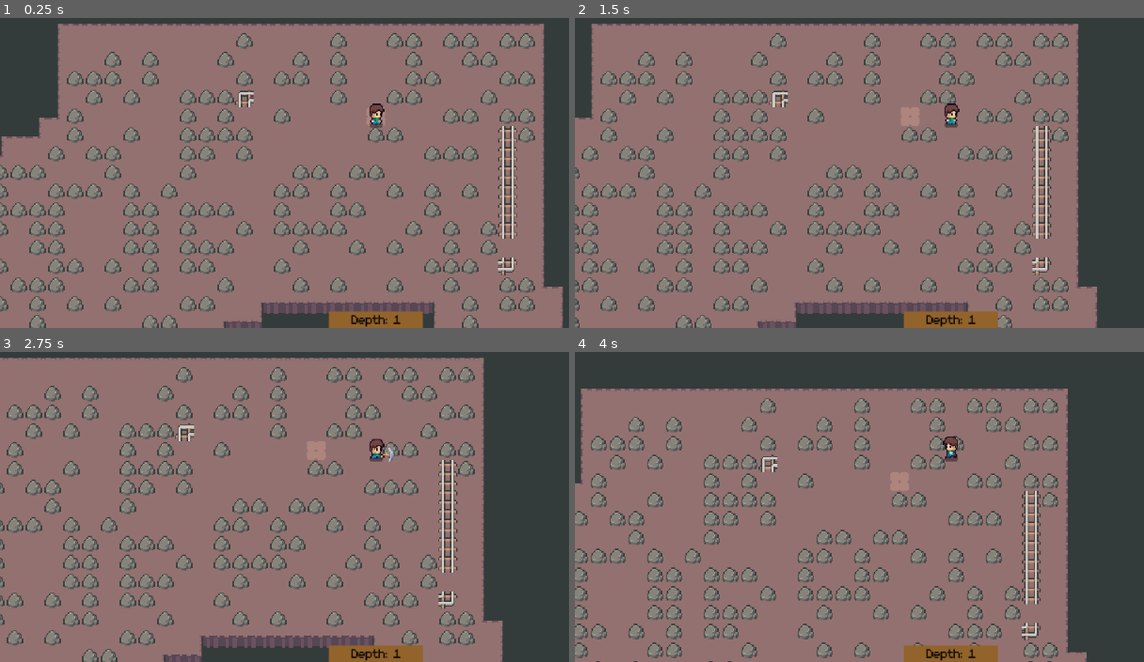
Above: before the commit, frames 1-4 (two rows, left to right).
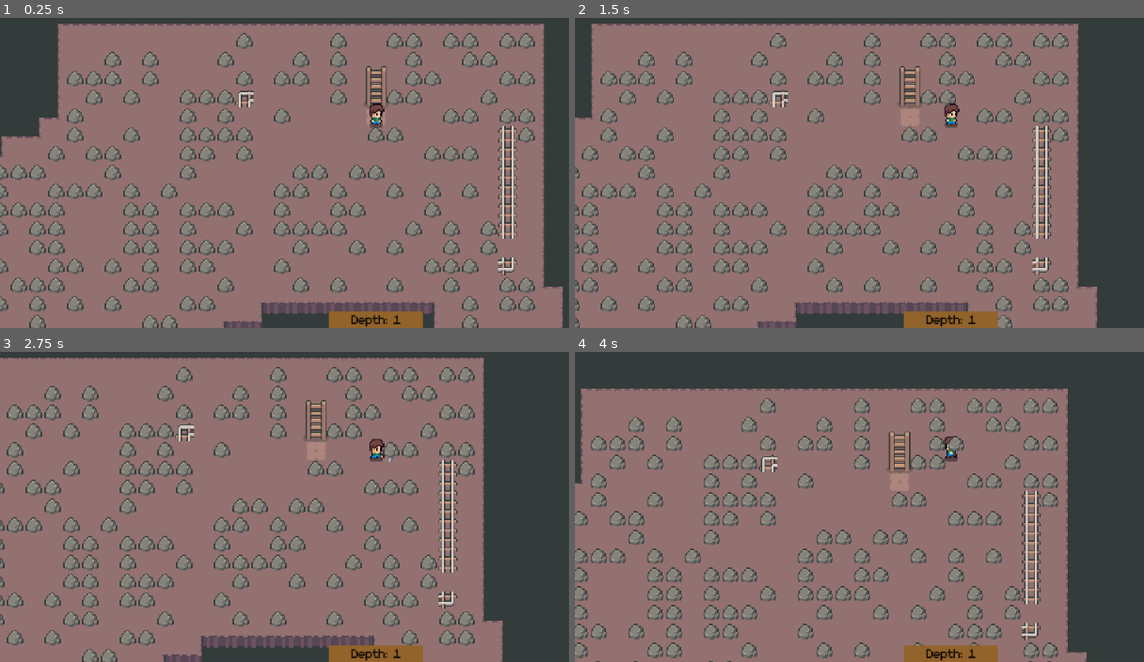
Above: after the commit, the same moments.

Repository: exglegaming/mining-rougelite
Game: Godot game, scene res://scenes/levels/main.tscn
Two runs of this game, one before a commit and one after it. Both use one fixed random seed, a clock stepped at 60 frames per second and the inputs below. Sound files missing from this copy of the repository are replaced by a short silence.
Inputs (mouse positions are in pixels of both pictures, inside the frame that each line leads up to):
- Up to frame 1 (0.25 s): no input
- Up to frame 2 (1.5 s): tap Enter at 0.5 s; move the mouse to (1115, 95) at 0.52 s; press the mouse at (1115, 95) at 0.53 s; hold D (move_right) 0.53-1.28 s; move the mouse to (802, 138) at 1.27 s; release the mouse at (802, 138) at 1.28 s; hold L (climb_down_ladder) from 1.28 s (still down); click (802, 138) at 1.35 s
- Up to frame 3 (2.75 s): tap Space at 2 s; move the mouse to (449, 358) at 2.02 s; release L (climb_down_ladder) at 2.03 s; press the mouse at (449, 358) at 2.03 s; hold D (move_right) from 2.03 s (still down)
- Up to frame 4 (4 s): move the mouse to (916, 534) at 2.77 s; release D (move_right) at 2.78 s; release the mouse at (916, 534) at 2.78 s; hold W (move_up) 2.78-3.53 s; click (916, 534) at 2.85 s; move the mouse to (outside the picture) at 3.52 s; press the mouse at (outside the picture) at 3.53 s; hold A (move_left) from 3.53 s (still down)

The runs differ from the first frame. In frame 1, 0.3% of the frame differs, in the area x 63-69%, y 15-30%; in frame 2, 0.3%; in frame 3, 0.4%; in frame 4, 0.4%, in the area x 54-68%, y 25-40%.

Commit message:
exit ladder

Diff:
--- a/project.godot
+++ b/project.godot
@@ -73,6 +73,11 @@
 "events": [Object(InputEventKey,"resource_local_to_scene":false,"resource_name":"","device":-1,"window_id":0,"alt_press …(195 unchanged characters)…
 ]
 }
+climb_exit_ladder={
+"deadzone": 0.2,
+"events": [Object(InputEventKey,"resource_local_to_scene":false,"resource_name":"","device":-1,"window_id":0,"alt_pressed":false,"shift_pressed":false,"ctrl_pressed":false,"meta_pressed":false,"pressed":false,"keycode":0,"physical_keycode":69,"key_label":0,"unicode":101,"location":0,"echo":false,"script":null)
+]
+}
 
 [physics]
 
--- /dev/null
+++ b/scenes/environment/props/exit_ladder.tscn
@@ -0,0 +1,23 @@
+[gd_scene format=3 uid="uid://by20dgm3fpfwk"]
+
+[ext_resource type="Script" uid="uid://dauxqf37masph" path="res://scripts/environment/props/exit_ladder.gd" id="1_5u5ro"]
+[ext_resource type="Texture2D" uid="uid://rlrnqpclua8r" path="res://assets/images/ladder/ladder.png" id="1_q7ii6"]
+
+[sub_resource type="AtlasTexture" id="AtlasTexture_5u5ro"]
+atlas = ExtResource("1_q7ii6")
+region = Rect2(0, 0, 48, 48)
+
+[sub_resource type="RectangleShape2D" id="RectangleShape2D_1gotb"]
+size = Vector2(20, 14)
+
+[node name="ExitLadder" type="Area2D" unique_id=510863409]
+script = ExtResource("1_5u5ro")
+
+[node name="Sprite2D" type="Sprite2D" parent="." unique_id=1955320174]
+position = Vector2(0, -12)
+texture = SubResource("AtlasTexture_5u5ro")
+
+[node name="CollisionShape2D" type="CollisionShape2D" parent="." unique_id=554705960]
+visible = false
+position = Vector2(0, 1)
+shape = SubResource("RectangleShape2D_1gotb")
--- a/scenes/levels/level.tscn
+++ b/scenes/levels/level.tscn
@@ -9,8 +9,10 @@
 [ext_resource type="Resource" uid="uid://bisfn2mwnmfrk" path="res://resources/data/rocks/diamond.tres" id="4_7pb6i"]
 [ext_resource type="Resource" uid="uid://6g5a0sutywl3" path="res://resources/data/rocks/gold.tres" id="5_xfk5q"]
 [ext_resource type="Resource" uid="uid://dgp3ftppuqtj2" path="res://resources/data/rocks/iron.tres" id="6_qogh7"]
+[ext_resource type="PackedScene" uid="uid://by20dgm3fpfwk" path="res://scenes/environment/props/exit_ladder.tscn" id="10_rmjfq"]
 
 [node name="Level" type="Node2D" unique_id=443454604]
+y_sort_enabled = true
 script = ExtResource("1_urvlt")
 rock_types = Array[ExtResource("2_icy5c")]([ExtResource("2_xb4v1"), ExtResource("6_qogh7"), ExtResource("3_rmjfq"), ExtResource("5_xfk5q"), ExtResource("4_7pb6i")])
 
@@ -22,3 +24,6 @@
 
 [node name="Player" parent="." unique_id=458552313 instance=ExtResource("1_bovvr")]
 position = Vector2(-56, 73)
+
+[node name="ExitLadder" parent="." unique_id=510863409 instance=ExtResource("10_rmjfq")]
+position = Vector2(72, 72)
--- /dev/null
+++ b/scripts/environment/props/exit_ladder.gd
@@ -0,0 +1,28 @@
+class_name ExitLadder
+extends Area2D
+
+signal ladder_used
+
+var player_on_exit_ladder: bool = false
+
+
+func _ready() -> void:
+    body_entered.connect(_on_body_entered)
+    body_exited.connect(_on_body_exited)
+
+
+func _unhandled_input(event: InputEvent) -> void:
+    if event.is_action_pressed("climb_exit_ladder"):
+        if player_on_exit_ladder:
+            ladder_used.emit()
+
+
+func _on_body_entered(body: Node2D) -> void:
+    if body is Player:
+        player_on_exit_ladder = true
+
+
+
+func _on_body_exited(body: Node2D) -> void:
+    if body is Player:
+        player_on_exit_ladder = false
--- a/scripts/levels/level.gd
+++ b/scripts/levels/level.gd
@@ -3,6 +3,7 @@
 
 
 signal change_depth(depth: int)
+signal exit_mine
 
 const FILL_PERCENTAGE: float = 0.4
 const LADDER_CHANCE: float = 1.0 # If not set to 0.2 change back when game is complete
@@ -25,10 +26,13 @@
 @onready var ore_container: Node2D = $OreContainer
 @onready var current_map: Node2D = $Map
 @onready var player: Player = $Player
+@onready var exit_ladder: ExitLadder = $ExitLadder
 
 
 func _ready() -> void:
 	setup_map()
+
+	exit_ladder.ladder_used.connect(_on_exit_ladder_ladder_used)
 
 
 func setup_map() -> void:
@@ -74,6 +78,9 @@
 func _position_object() -> void:
 	var player_spawn: Marker2D = current_map.get_node("PlayerSpawn")
 	player.reset(player_spawn.position)
+
+	# Position exit ladder slightly above the starting marker
+	exit_ladder.position = player_spawn.position + Vector2(0, -16)
 
 
 func _generate_rocks() -> void:
@@ -156,3 +163,9 @@
 	current_depth += 1
 	change_depth.emit(current_depth)
 	setup_map()
+
+
+func _on_exit_ladder_ladder_used() -> void:
+	if !player.can_move: return # If player is already using ladder then skip this logic
+	player.can_move = false
+	exit_mine.emit()
--- a/scripts/levels/main.gd
+++ b/scripts/levels/main.gd
@@ -6,9 +6,14 @@
 
 
 func _ready() -> void:
-    # if Input.mouse_mode == Input.MOUSE_MODE_VISIBLE:
-    #     Input.mouse_mode = Input.MOUSE_MODE_HIDDEN
+	# if Input.mouse_mode == Input.MOUSE_MODE_VISIBLE:
+	#     Input.mouse_mode = Input.MOUSE_MODE_HIDDEN
 
-    hud.set_inventory(level.player.inventory)
+	hud.set_inventory(level.player.inventory)
 
-    level.change_depth.connect(hud.update_depth)
+	level.change_depth.connect(hud.update_depth)
+	level.exit_mine.connect(_on_level_exit_mine)
+
+
+func _on_level_exit_mine() -> void:
+	print("Exited mines!")
--- a/scripts/player/player.gd
+++ b/scripts/player/player.gd
@@ -9,8 +9,8 @@
 var last_direction: Vector2 = Vector2.RIGHT
 var detected_rocks: Array = []
 var pickaxe_strength: int = 1
-
 var inventory: Inventory
+var can_move: bool = true
 
 @onready var animated_sprite_2d: AnimatedSprite2D = $AnimatedSprite2D
 @onready var hitbox: Area2D = $Hitbox
@@ -32,6 +32,8 @@
 
 
 func _physics_process(_delta: float) -> void:
+	if !can_move: return
+
 	# Handle mining input
 	if Input.is_action_pressed("use_pickaxe") and mining_timer.is_stopped():
 		use_pickaxe()
Not shown, added: scripts/environment/props/exit_ladder.gd.uid
